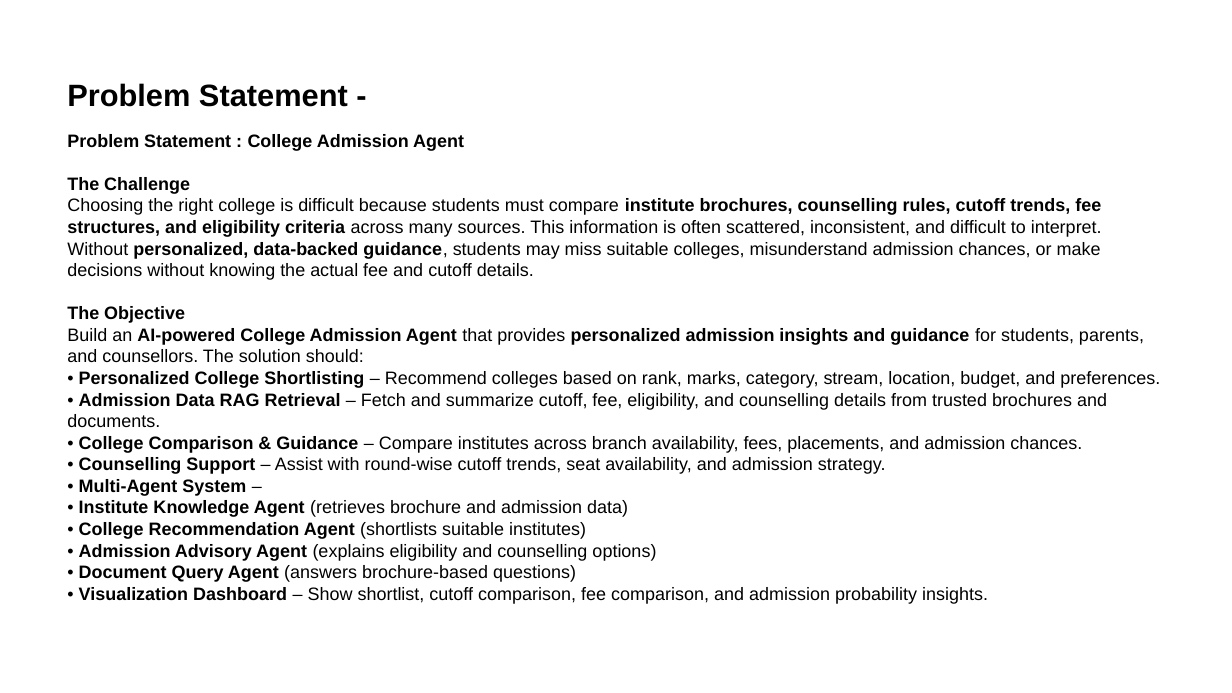
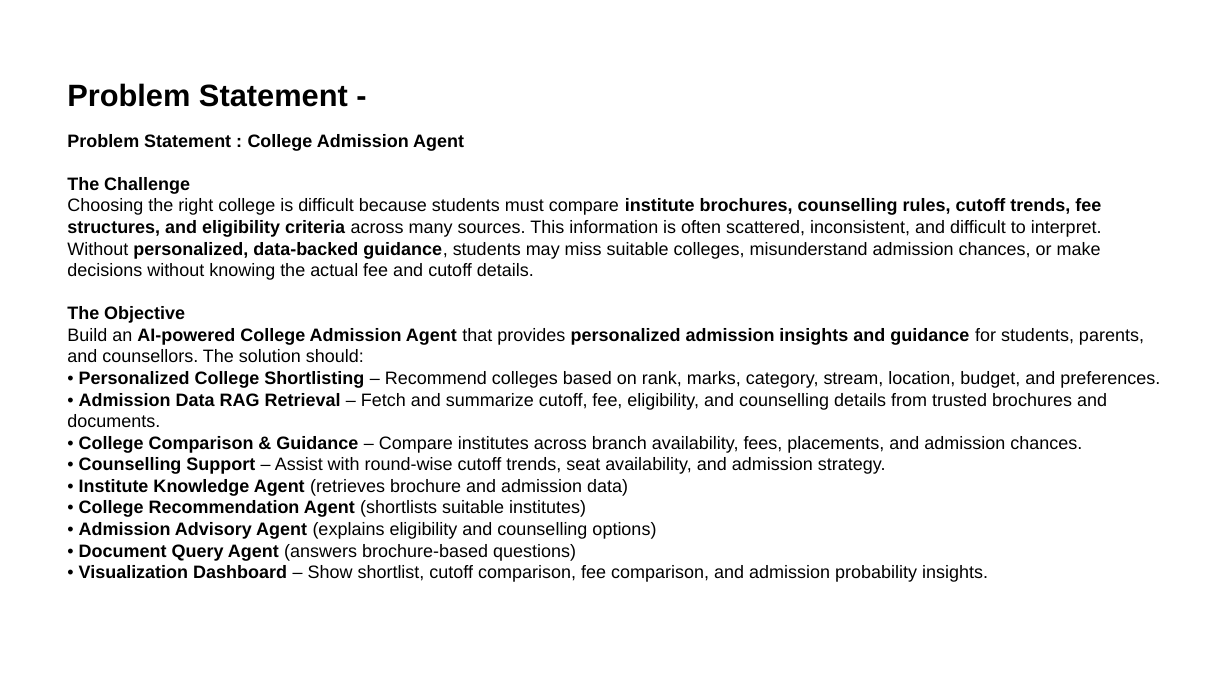
Before and after one commit to codecraftpython-dev/College-Admission-Agent, a slide deck: slide 3 of Project_Presentation_ppt.pptx. Drawn at 1232x693 pixels with LibreOffice and Linux fonts; fonts in the diff are those of the drawing. Boxes give left, top, right and bottom in pixels: in the first picture for what was removed or moved away, otherwise in the second. Text is boxed around its words. In the diff, an @@ line names an element or a change of style, - is before the commit and + after.

```diff
--- a/Project_Presentation_ppt.pptx
+++ b/Project_Presentation_ppt.pptx
@@ text at (67,371,1160,582): text changed @@
-• Personalized College Shortlisting – Recommend colleges based on rank, marks, category, stream, location, budget, and preferences.
-• Admission Data RAG Retrieval – Fetch and summarize cutoff, fee, eligibility, and counselling details from trusted brochures and documents.
-• College Comparison & Guidance – Compare institutes across branch availability, fees, placements, and admission chances.
-• Counselling Support – Assist with round-wise cutoff trends, seat availability, and admission strategy.
-• Multi-Agent System –
-• Institute Knowledge Agent (retrieves brochure and admission data)
-• College Recommendation Agent (shortlists suitable institutes)
-• Admission Advisory Agent (explains eligibility and counselling options)
-• Document Query Agent (answers brochure-based questions)
-• Visualization Dashboard – Show shortlist, cutoff comparison, fee comparison, and admission probability insights.
+• Personalized College Shortlisting – Recommend colleges based on rank, marks, category, stream, location, budget, and preferences.
+• Admission Data RAG Retrieval – Fetch and summarize cutoff, fee, eligibility, and counselling details from trusted brochures and documents.
+• College Comparison & Guidance – Compare institutes across branch availability, fees, placements, and admission chances.
+• Counselling Support – Assist with round-wise cutoff trends, seat availability, and admission strategy.
+• Institute Knowledge Agent (retrieves brochure and admission data)
+• College Recommendation Agent (shortlists suitable institutes)
+• Admission Advisory Agent (explains eligibility and counselling options)
+• Document Query Agent (answers brochure-based questions)
+• Visualization Dashboard – Show shortlist, cutoff comparison, fee comparison, and admission probability insights.
```
Also in this commit, not shown: 4 other slides changed, 1 other file.
